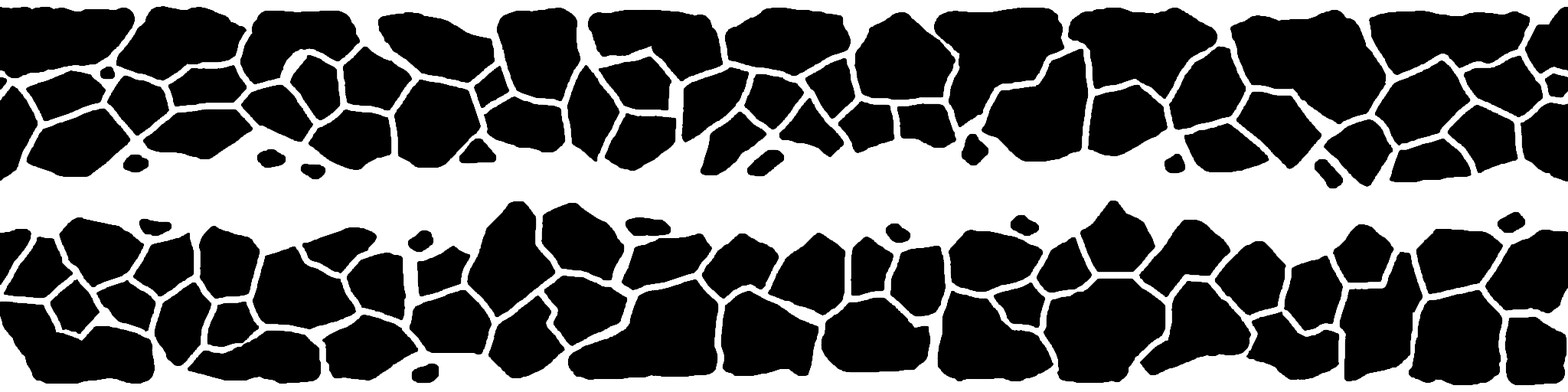
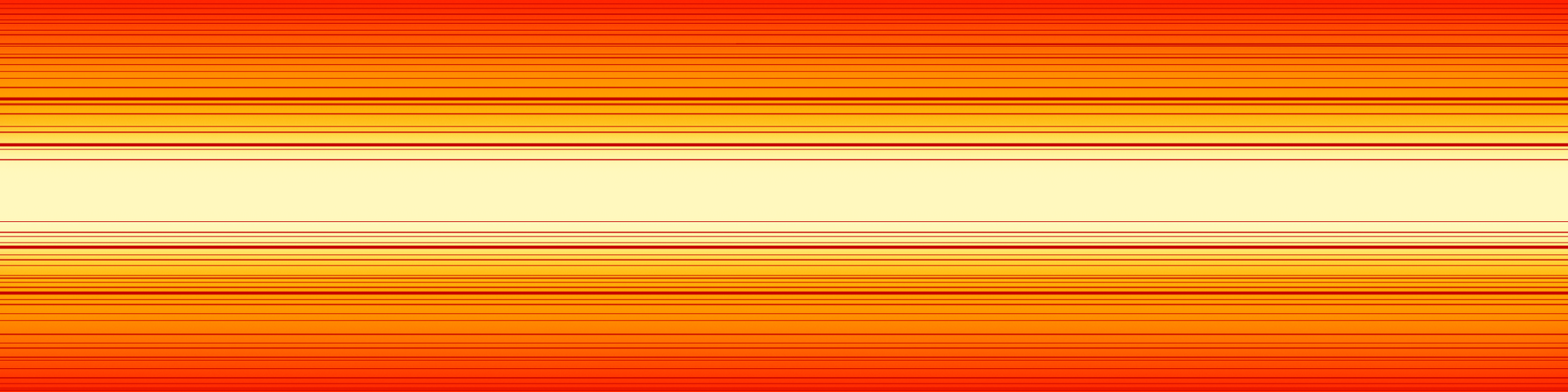
The second 1568px x 392px image is a revision of the first. Changes to its layers:
removed layer "Layer 5 copy" over [0, 6, 1568, 385]
added layer "Layer 9" above "Layer 7" over [0, 3, 1568, 391]
added layer "Layer 7" above "Layer 6" over [0, 0, 1568, 392]
